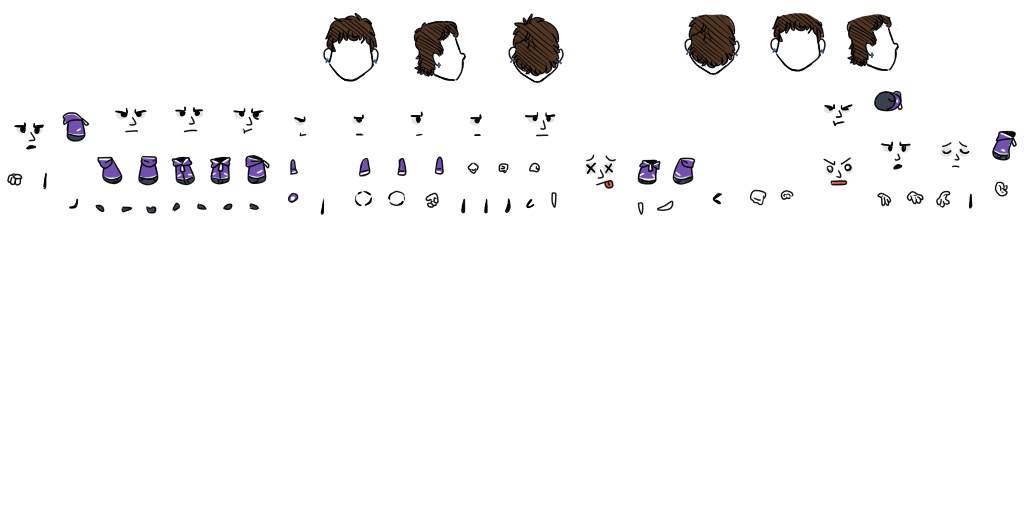
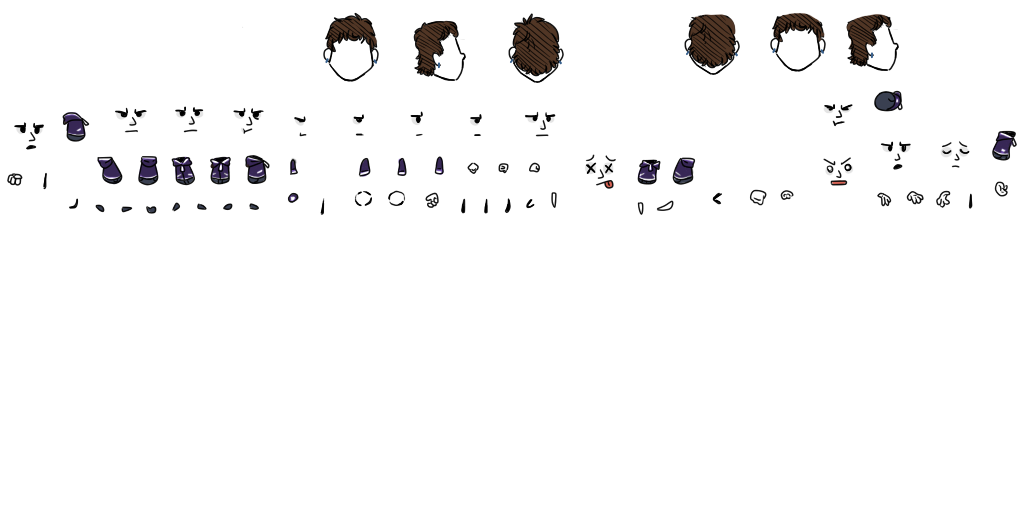
Revision of a layered 1024x512 image; what changed, layer by layer:
painted on "Layer5" over bbox(62, 17, 1014, 202)
